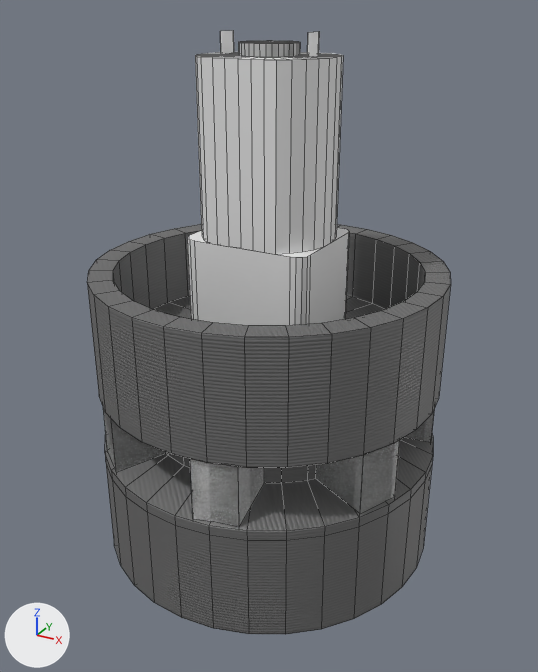
Before and after pictures for a commit that changed the Blender file designs/tracks/wheels.blend.
Rendered twice from a 50 mm camera at (31.3, -56.9, 35.5) aimed at (0.5, -0.9, 7.5). Every picture has the same lights, and +X, +Y and +Z are marked at lower left. Mesh edges are drawn as thin lines.

Names of what the first picture shows: 'DriveWheel.stl', 'DriveWheelTeeth', 'N20'.
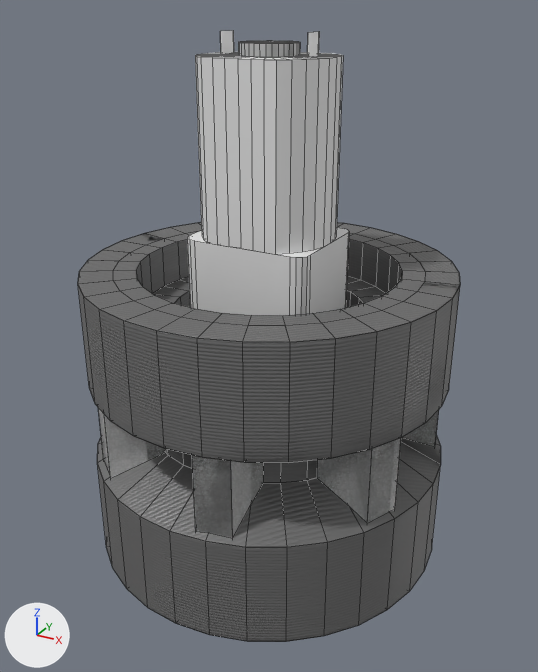
Pixel boxes [x1, y1, x2, y2] of what changed, in the pictures (538 x 672 px; the box of a moved part takes in the faces that stretch with it):
'DriveWheel.stl', reshaped, modifiers changed
    before: [87, 224, 451, 634]
    after: [78, 222, 460, 561]
'Idler.stl', shown
    after: [78, 231, 460, 642]
'DriveWheelTeeth', reshaped (9% taller)
    before: [103, 409, 435, 527]
    after: [99, 409, 439, 538]
part 4 of me_cube_010, moved or reshaped
    before: [103, 408, 435, 527]
    after: [98, 408, 439, 538]

Patch to the scene script:
```diff
--- a/designs/tracks/wheels.blend.py
+++ b/designs/tracks/wheels.blend.py
@@ me_wheelbase_001 @@
 # used by ob_drivewheel_stl; location = (0.0, 0.0, 0.0); rotation_euler = (6.283, 0.0, 0.0), in degrees (360, 0, 0)
 # verts and faces of me_wheelbase_001; kept vertices keep their numbers, new ones are numbered from 13
-me_wheelbase_001.from_pydata(...)  # 13 vertices, 0 faces, 12 loose edges; spans x 0.0, y 0.0..16.2, z -14.0..14.0
+me_wheelbase_001.from_pydata(...)  # 12 vertices, 0 faces, 11 loose edges; spans x 0.0, y 0.0..17.0, z -14.0..14.0
+# me_wheelbase_001 part 1
+delete_vertices([0])  # with the faces that use them
+verts[2] = (0.0, 17.0, -4.0)  # moved
+verts[6] = (0.0, 17.0, -14.0)  # moved
+edges += [(2, 6)]
+# me_wheelbase_001 part 2
+verts[1] = (0.0, 17.0, 14.0)  # moved
+# me_wheelbase_001 part 3
+verts[3] = (0.0, 17.0, 4.0)  # moved
 me_wheelbase_001.materials.append(mat_3dprintsilver)
@@ me_cube_010 @@
 me_cube_010.from_pydata(...)  # 8 vertices, 6 faces; spans x -15.8..-8.6, y -3.32..3.72, z -3.54..3.54
-me_cube_010.vertices[0].co = (-15.8, -2.0, -3.54)
-me_cube_010.vertices[1].co = (-15.8, -2.0, 3.54)
-me_cube_010.vertices[2].co = (-15.8, 2.0, -3.54)
-me_cube_010.vertices[3].co = (-15.8, 2.0, 3.54)
-me_cube_010.vertices[4].co = (-8.6, -3.32, -2.83)
-me_cube_010.vertices[5].co = (-8.6, -3.32, 2.83)
-me_cube_010.vertices[6].co = (-8.6, 3.72, -2.83)
-me_cube_010.vertices[7].co = (-8.6, 3.72, 2.83)
+# me_cube_010 part 4
+me_cube_010.vertices[0].co = (-16.3, -1.6, -4.54)
+me_cube_010.vertices[1].co = (-16.3, -1.6, 4.54)
+me_cube_010.vertices[2].co = (-16.3, 1.6, -4.54)
+me_cube_010.vertices[3].co = (-16.3, 1.6, 4.54)
+me_cube_010.vertices[4].co = (-8.6, -3.32, -3.83)
+me_cube_010.vertices[5].co = (-8.6, -3.32, 3.83)
+me_cube_010.vertices[6].co = (-8.6, 3.72, -3.83)
+me_cube_010.vertices[7].co = (-8.6, 3.72, 3.83)
@@ me_wheelbase @@
 # used by ob_idler_stl; location = (0.0, 0.0, 0.0); rotation_euler = (-3.142, 0.0, 0.0), in degrees (-180, 0, 0)
 # verts and faces of me_wheelbase; kept vertices keep their numbers, new ones are numbered from 11
-me_wheelbase.from_pydata(...)  # 11 vertices, 0 faces, 10 loose edges; spans x 0.0, y 0.0..16.2, z -14.0..14.0
+me_wheelbase.from_pydata(...)  # 10 vertices, 0 faces, 9 loose edges; spans x 0.0, y 0.0..17.0, z -14.0..14.0
+# me_wheelbase part 5
+delete_vertices([0])  # with the faces that use them
+verts[2] = (0.0, 17.0, -4.0)  # moved
+verts[6] = (0.0, 17.0, -14.0)  # moved
+edges += [(2, 6)]
+# me_wheelbase part 6
+verts[1] = (0.0, 17.0, 14.0)  # moved
+# me_wheelbase part 7
+verts[3] = (0.0, 17.0, 4.0)  # moved
 me_wheelbase.materials.append(mat_3dprintsilver)
@@ ob_drivewheel_stl @@
 _m = ob_drivewheel_stl.modifiers.new('Screw', 'SCREW')
 _m.render_steps = 32
+_m.use_normal_flip = True
 _m.use_normal_calculate = True
@@ ob_idler_stl @@
 _m = ob_idler_stl.modifiers.new('Boolean', 'BOOLEAN')
 _m.solver = 'FLOAT'
-ob_idler_stl.hide_set(True)  # its collection is switched off
```
